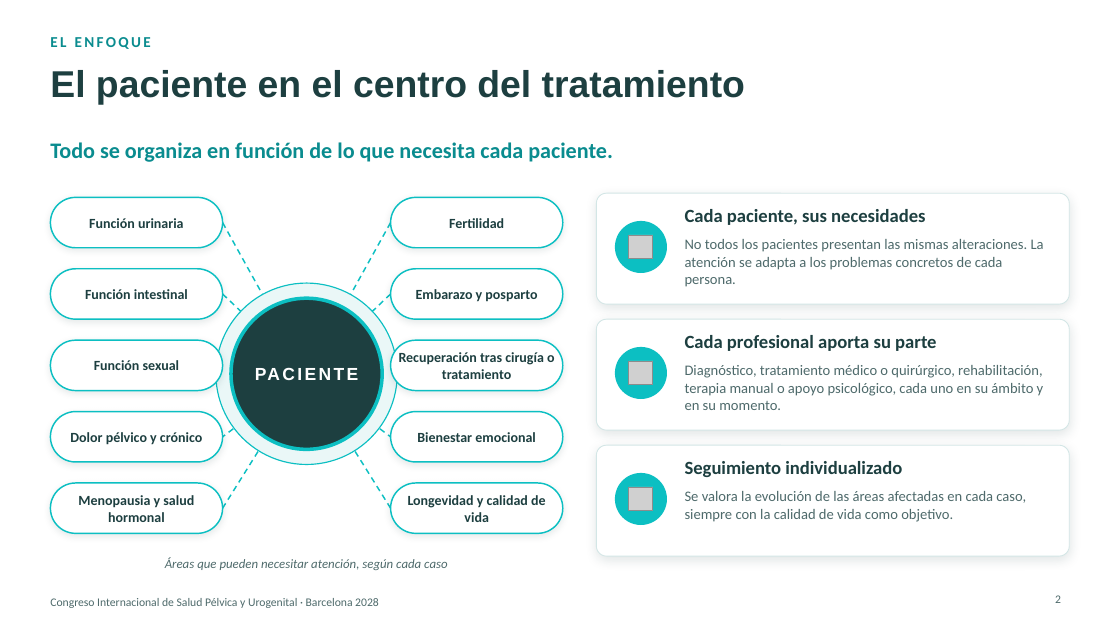
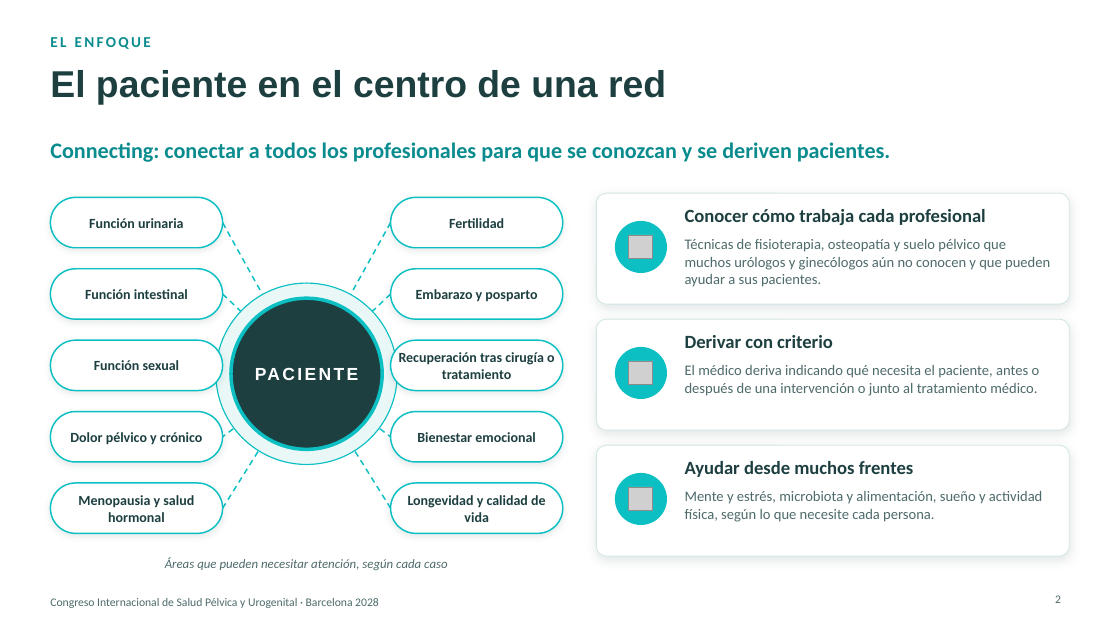
Before and after one commit to walam-bcn/formacion-olivier-bazin, a slide deck: slide 2 of Presentacion_ACU_Congreso_Barcelona_2028.pptx. Drawn at 1120x630 pixels with LibreOffice and Linux fonts; fonts in the diff are those of the drawing; grey boxes stand for pictures; background and template pictures are left out. Boxes give left, top, right and bottom in pixels: in the first picture for what was removed or moved away, otherwise in the second. Text is boxed around its words. In the diff, an @@ line names an element or a change of style, - is before the commit and + after.

```diff
--- a/Presentacion_ACU_Congreso_Barcelona_2028.pptx
+++ b/Presentacion_ACU_Congreso_Barcelona_2028.pptx
@@ title at [50,70,666,105]: text changed @@
-El paciente en el centro del tratamiento
+El paciente en el centro de una red
@@ text at [50,142,891,162]: text changed @@
-Todo se organiza en función de lo que necesita cada paciente.
+Connecting: conectar a todos los profesionales para que se conozcan y se deriven pacientes.
@@ text at [685,209,986,225]: text changed @@
-Cada paciente, sus necesidades
+Conocer cómo trabaja cada profesional
@@ text at [685,239,1050,287]: text changed @@
-No todos los pacientes presentan las mismas alteraciones. La atención se adapta a los problemas concretos de cada persona.
+Técnicas de fisioterapia, osteopatía y suelo pélvico que muchos urólogos y ginecólogos aún no conocen y que pueden ayudar a sus pacientes.
@@ text at [685,335,833,348]: text changed @@
-Cada profesional aporta su parte
+Derivar con criterio
@@ text at [685,365,1040,396]: text changed @@
-Diagnóstico, tratamiento médico o quirúrgico, rehabilitación, terapia manual o apoyo psicológico, cada uno en su ámbito y en su momento.
+El médico deriva indicando qué necesita el paciente, antes o después de una intervención o junto al tratamiento médico.
@@ text at [685,461,913,477]: text changed @@
-Seguimiento individualizado
+Ayudar desde muchos frentes
@@ text at [685,491,1042,522]: text changed @@
-Se valora la evolución de las áreas afectadas en cada caso, siempre con la calidad de vida como objetivo.
+Mente y estrés, microbiota y alimentación, sueño y actividad física, según lo que necesite cada persona.
```
Also in this commit, not shown: 1 other slide changed.
